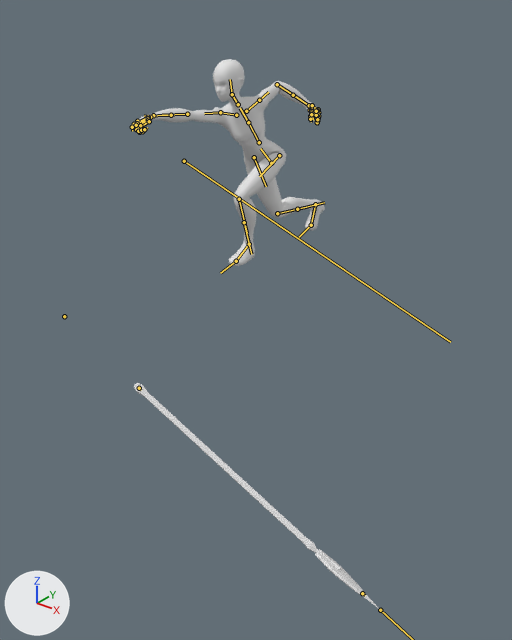
One commit to the FBX model Assets/ART/Animation/DummyCharacter/Combat/Weapons/Spear/DefensiveAction/Dummy_Spear_DefensiveAction_Pull.fbx: the scene before it, then after it.
One viewpoint serves both versions: a camera (50 mm lens) standing at (3.48, -4.83, 2.07) and looking at (0.27, -0.81, -0.42). The lights are fixed; the arrows at lower left show +X, +Y and +Z. Both versions are drawn at frame 6 of the action 'Dummy_Spear_DefensiveAction_Pull'; the numbers are the values there. The bones that bend it are drawn over the model as lines.

Names of what the first picture shows: 'RetopoFlow', 'Spear'.
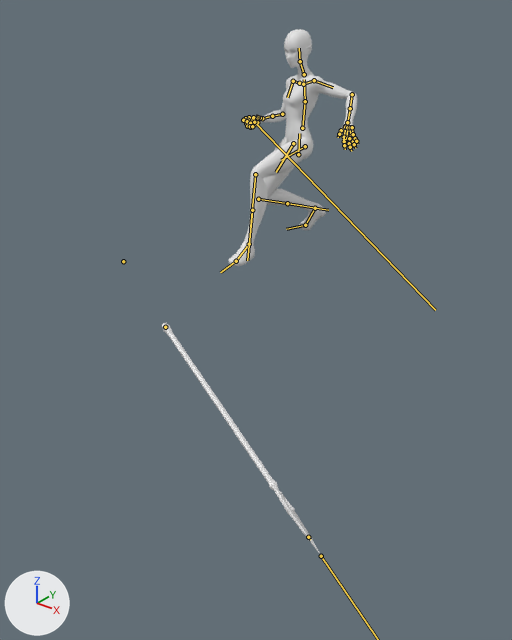
Pixel boxes [x1, y1, x2, y2] of what changed, in the pictures (512 x 640 px):
'RetopoFlow', posed (33% narrower, 14% taller)
    before: [131, 59, 325, 266]
    after: [229, 29, 358, 266]
'Spear', posed (35% narrower)
    before: [134, 383, 379, 609]
    after: [162, 323, 321, 555]
bone 'root.x', root to tip
    before: (271, 163) to (260, 148)
    after: (298, 154) to (299, 133)
bone 'spine_01.x', root to tip
    before: (259, 142) to (248, 122)
    after: (302, 128) to (305, 101)
bone 'spine_02.x', root to tip
    before: (248, 122) to (240, 108)
    after: (305, 101) to (304, 79)
bone 'neck.x', root to tip
    before: (238, 104) to (232, 94)
    after: (304, 74) to (300, 61)
bone 'head.x', root to tip
    before: (232, 94) to (230, 79)
    after: (300, 61) to (299, 48)
bone 'shoulder.r', root to tip
    before: (236, 115) to (220, 112)
    after: (299, 83) to (293, 81)
bone 'arm_stretch.r', root to tip
    before: (220, 112) to (204, 113)
    after: (293, 81) to (287, 97)
bone 'forearm_stretch.r', root to tip
    before: (187, 114) to (162, 115)
    after: (282, 114) to (267, 117)
bone 'hand.r', root to tip
    before: (153, 115) to (146, 120)
    after: (262, 118) to (256, 119)
bone 'weapon.r', root to tip
    before: (184, 161) to (450, 342)
    after: (254, 122) to (435, 310)
bone 'shoulder.l', root to tip
    before: (246, 111) to (259, 100)
    after: (303, 84) to (314, 80)
bone 'arm_stretch.l', root to tip
    before: (259, 100) to (268, 92)
    after: (314, 80) to (333, 87)
bone 'forearm_stretch.l', root to tip
    before: (277, 84) to (301, 100)
    after: (352, 94) to (349, 115)
bone 'hand.l', root to tip
    before: (309, 105) to (313, 109)
    after: (347, 122) to (348, 129)
bone 'thigh_stretch.l', root to tip
    before: (279, 155) to (259, 176)
    after: (305, 146) to (281, 160)
bone 'leg_stretch.l', root to tip
    before: (239, 199) to (247, 233)
    after: (255, 174) to (250, 227)
bone 'thigh_stretch.r', root to tip
    before: (254, 157) to (266, 186)
    after: (293, 143) to (276, 172)
bone 'leg_stretch.r', root to tip
    before: (277, 213) to (306, 207)
    after: (258, 199) to (301, 205)
bone 'toes_01.r', root to tip
    before: (311, 225) to (299, 237)
    after: (305, 225) to (286, 229)

What changed in the scene script:
```text
Change bone_root_x:
    where bone_root_x = bpy.data.objects['root'].pose.bones['root.x']
    bone_root_x.location: (4.0, -43.8, 31.1) -> (3.2, -43.7, -7.3)
    bone_root_x.rotation_quaternion: (0.939, 0.331, 0.043, 0.088) -> (0.958, -0.052, -0.28, 0.042)  # degrees (39, 1, 11) -> degrees (-8, -32, 7)
Change bone_spine_01_x:
    where bone_spine_01_x = bpy.data.objects['root'].pose.bones['spine_01.x']  # child of 'root.x'
    bone_spine_01_x.rotation_quaternion: (0.989, 0.047, 0.127, -0.061) -> (0.998, 0.05, 0.005, -0.043)  # degrees (5, 15, -6) -> degrees (6, 1, -5)
Change bone_spine_02_x:
    where bone_spine_02_x = bpy.data.objects['root'].pose.bones['spine_02.x']  # child of 'spine_01.x'
    bone_spine_02_x.rotation_quaternion: (0.989, 0.068, 0.127, -0.013) -> (0.998, 0.063, -0.001, 0.021)  # degrees (8, 15, 0) -> degrees (7, 0, 2)
Change bone_neck_x:
    where bone_neck_x = bpy.data.objects['root'].pose.bones['neck.x']  # child of 'spine_02.x'
    bone_neck_x.rotation_quaternion: (0.975, -0.193, -0.11, 0.029) -> (0.996, -0.026, 0.081, -0.018)  # degrees (-23, -12, 6) -> degrees (-3, 9, -2)
Change bone_head_x:
    where bone_head_x = bpy.data.objects['root'].pose.bones['head.x']  # child of 'neck.x'
    bone_head_x.rotation_quaternion: (0.956, -0.197, -0.214, -0.037) -> (0.985, 0.021, 0.168, -0.033)  # degrees (-23, -25, 1) -> degrees (2, 19, -4)
Change bone_shoulder_r:
    where bone_shoulder_r = bpy.data.objects['root'].pose.bones['shoulder.r']  # child of 'spine_02.x'
    bone_shoulder_r.rotation_quaternion: (0.967, 0.189, 0.128, 0.118) -> (0.971, -0.035, 0.076, 0.225)  # degrees (24, 12, 16) -> degrees (-2, 9, 26)
Change bone_arm_stretch_r:
    where bone_arm_stretch_r = bpy.data.objects['root'].pose.bones['arm_stretch.r']  # child of 'shoulder.r'
    bone_arm_stretch_r.rotation_quaternion: (0.775, 0.58, 0.119, 0.222) -> (0.993, -0.069, -0.073, -0.059)  # degrees (73, -4, 29) -> degrees (-7, -9, -6)
Change bone_forearm_stretch_r:
    where bone_forearm_stretch_r = bpy.data.objects['root'].pose.bones['forearm_stretch.r']  # child of 'arm_stretch.r'
    bone_forearm_stretch_r.rotation_quaternion: (0.982, 0.0, 0.0, -0.188) -> (0.77, 0.0, 0.0, 0.639)  # degrees (0, 0, -22) -> degrees (0, 0, 79)
Change bone_hand_r:
    where bone_hand_r = bpy.data.objects['root'].pose.bones['hand.r']  # child of 'forearm_stretch.r'
    bone_hand_r.rotation_quaternion: (0.837, -0.09, 0.531, -0.096) -> (0.919, 0.361, 0.057, -0.151)  # degrees (-31, 61, -32) -> degrees (41, 12, -14)
Change bone_weapon_r:
    where bone_weapon_r = bpy.data.objects['root'].pose.bones['weapon.r']  # child of 'hand.r'
    bone_weapon_r.location: (10.7, -2.5, -37.3) -> (-4.2, 1.3, 1.1)
Change bone_shoulder_l:
    where bone_shoulder_l = bpy.data.objects['root'].pose.bones['shoulder.l']  # child of 'spine_02.x'
    bone_shoulder_l.rotation_quaternion: (0.999, -0.029, 0.017, -0.011) -> (1.0, 0.007, 0.025, 0.014)  # degrees (-3, 2, -1) -> degrees (1, 3, 2)
Change bone_arm_stretch_l:
    where bone_arm_stretch_l = bpy.data.objects['root'].pose.bones['arm_stretch.l']  # child of 'shoulder.l'
    bone_arm_stretch_l.rotation_quaternion: (0.912, -0.034, -0.009, 0.409) -> (0.905, 0.047, -0.076, 0.416)  # degrees (-4, 1, 48) -> degrees (1, -10, 49)
Change bone_forearm_stretch_l:
    where bone_forearm_stretch_l = bpy.data.objects['root'].pose.bones['forearm_stretch.l']  # child of 'arm_stretch.l'
    bone_forearm_stretch_l.rotation_quaternion: (0.93, 0.0, 0.0, -0.368) -> (0.862, 0.0, 0.0, -0.507)  # degrees (0, 0, -43) -> degrees (0, 0, -61)
Change bone_hand_l:
    where bone_hand_l = bpy.data.objects['root'].pose.bones['hand.l']  # child of 'forearm_stretch.l'
    bone_hand_l.rotation_quaternion: (1.0, 0.0, 0.0, 0.0) -> (0.998, 0.038, 0.031, 0.04)  # degrees (0, 0, 0) -> degrees (4, 3, 5)
Change bone_thigh_stretch_l:
    where bone_thigh_stretch_l = bpy.data.objects['root'].pose.bones['thigh_stretch.l']  # child of 'root.x'
    bone_thigh_stretch_l.rotation_quaternion: (0.576, 0.123, -0.123, -0.799) -> (0.788, 0.276, -0.228, -0.502)  # degrees (20, 3, -108) -> degrees (42, -5, -67)
Change bone_leg_stretch_l:
    where bone_leg_stretch_l = bpy.data.objects['root'].pose.bones['leg_stretch.l']  # child of 'thigh_stretch.l'
    bone_leg_stretch_l.rotation_quaternion: (0.681, -0.299, 0.012, 0.669) -> (0.842, -0.22, 0.009, 0.492)  # degrees (-25, 25, 83) -> degrees (-22, 13, 58)
Change bone_foot_l:
    where bone_foot_l = bpy.data.objects['root'].pose.bones['foot.l']  # child of 'leg_stretch.l'
    bone_foot_l.rotation_quaternion: (0.962, 0.191, 0.193, 0.038) -> (0.986, -0.133, 0.054, 0.088)  # degrees (24, 21, 9) -> degrees (-15, 8, 9)
Change bone_thigh_stretch_r:
    where bone_thigh_stretch_r = bpy.data.objects['root'].pose.bones['thigh_stretch.r']  # child of 'root.x'
    bone_thigh_stretch_r.rotation_quaternion: (0.989, 0.045, 0.048, 0.135) -> (0.966, 0.191, -0.012, 0.175)  # degrees (6, 5, 16) -> degrees (21, -5, 20)
Change bone_leg_stretch_r:
    where bone_leg_stretch_r = bpy.data.objects['root'].pose.bones['leg_stretch.r']  # child of 'thigh_stretch.r'
    bone_leg_stretch_r.rotation_quaternion: (0.884, -0.19, -0.008, -0.427) -> (0.632, -0.316, -0.013, -0.707)  # degrees (-20, -10, -50) -> degrees (-25, -28, -90)
Change bone_toes_01_r:
    where bone_toes_01_r = bpy.data.objects['root'].pose.bones['toes_01.r']  # child of 'foot.r'
    bone_toes_01_r.rotation_quaternion: (0.906, -0.424, 0.0, 0.001) -> (0.877, -0.481, 0.0, 0.001)  # degrees (-50, 0, 0) -> degrees (-58, 0, 0)
```
